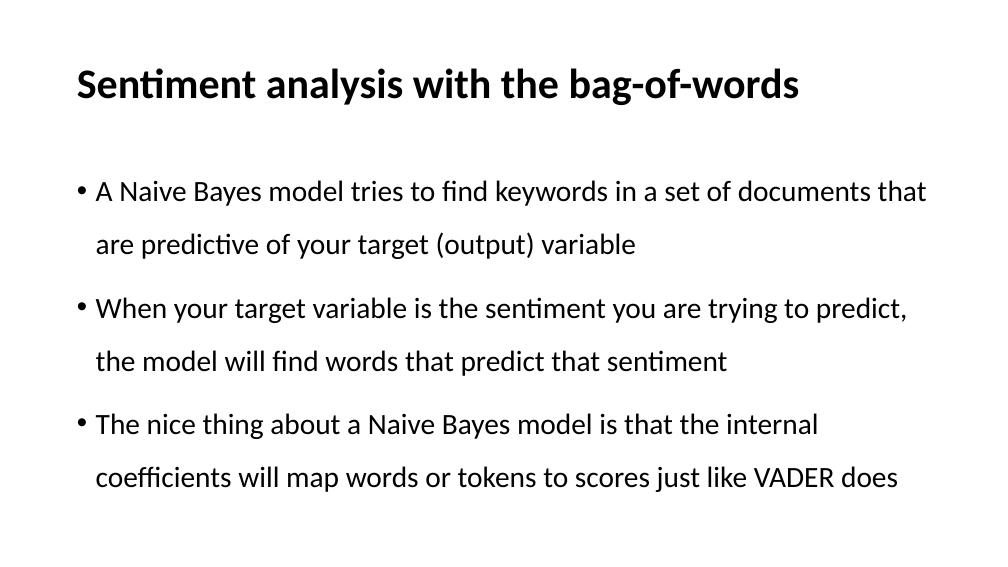
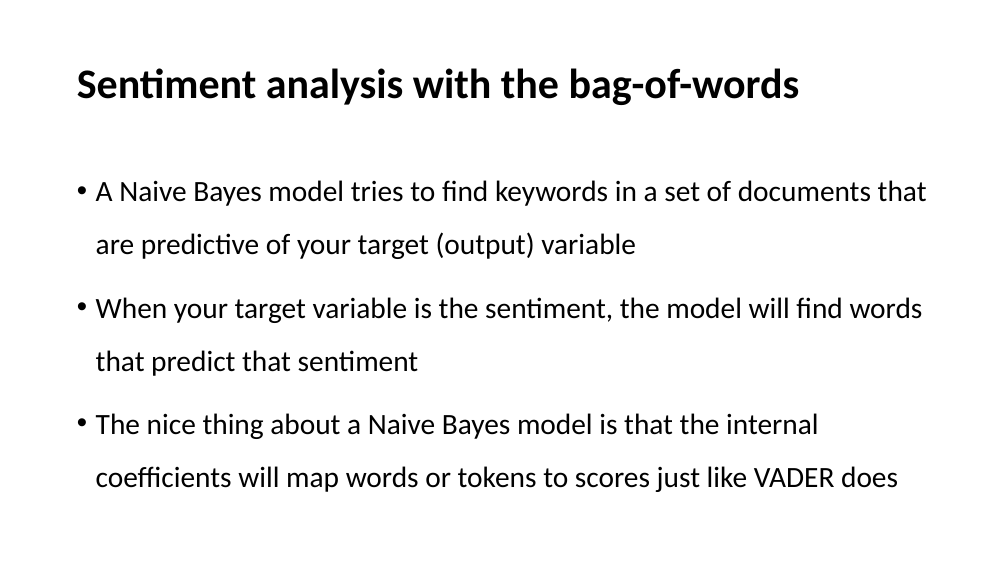
Before and after one commit to YeabinMoonEcon/BUS211, a slide deck: slide 25 of BUS243_NLP/lecture_notes/Lecture2.pptx. Drawn at 1008x567 pixels with LibreOffice and Linux fonts; fonts in the diff are those of the drawing. Boxes give left, top, right and bottom in pixels: in the first picture for what was removed or moved away, otherwise in the second. Text is boxed around its words. In the diff, an @@ line names an element or a change of style, - is before the commit and + after.

```diff
--- a/BUS243_NLP/lecture_notes/Lecture2.pptx
+++ b/BUS243_NLP/lecture_notes/Lecture2.pptx
@@ text at (96, 297, 923, 376): text changed @@
-• When your target variable is the sentiment you are trying to predict, the model will find words that predict that sentiment
+• When your target variable is the sentiment, the model will find words that predict that sentiment
```
Also in this commit, not shown: 4 other slides changed, 1 other file.
